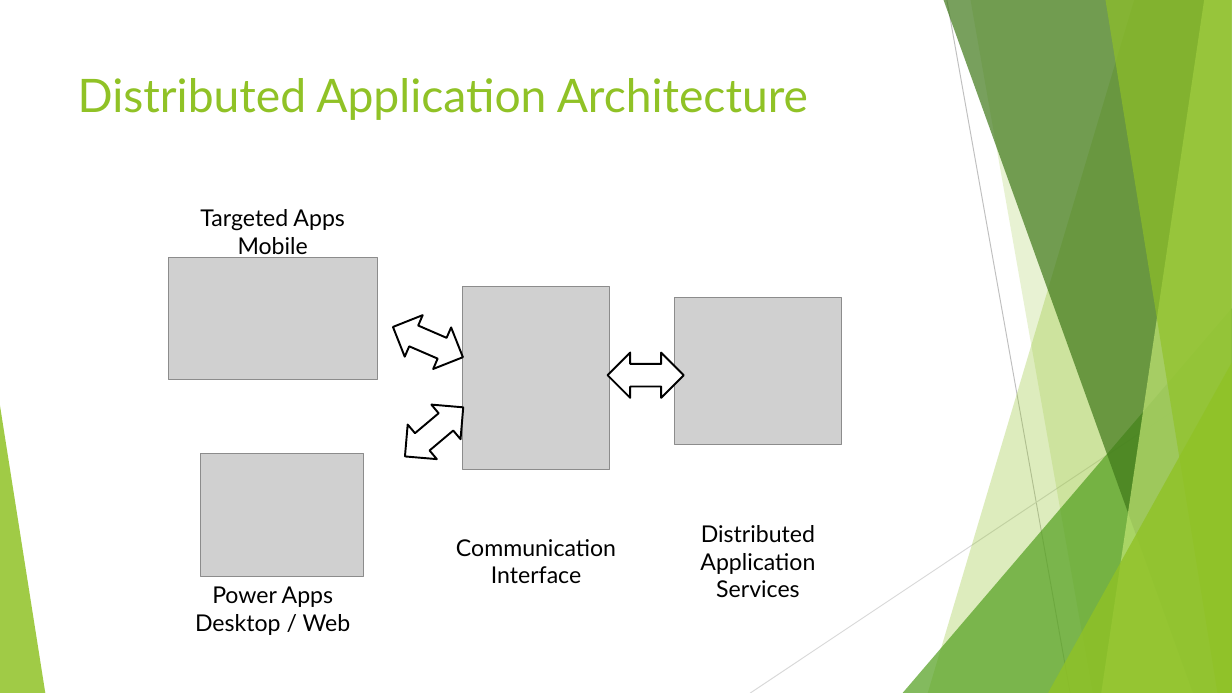
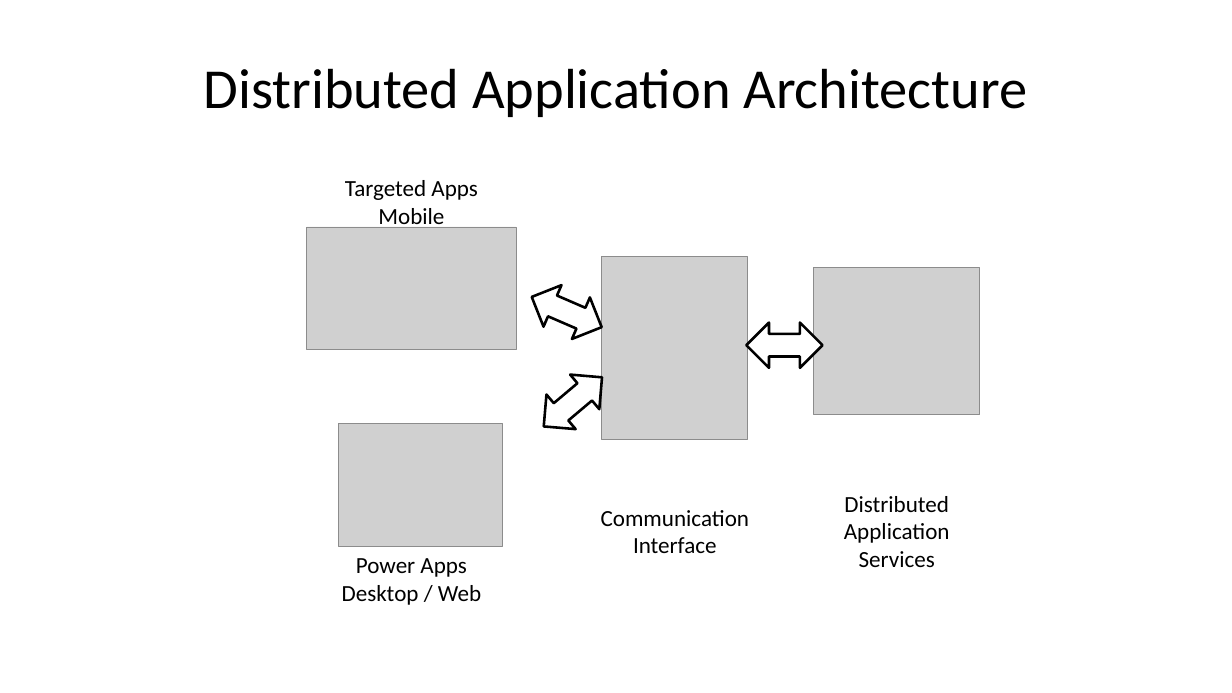
Before and after one commit to iskandersierra/DevSharp, a slide deck: slide 14 of Docs/Distributed Architecture.pptx (slide 2 before the commit). Drawn at 1232x693 pixels with LibreOffice and Linux fonts; fonts in the diff are those of the drawing; grey boxes stand for pictures. Boxes give left, top, right and bottom in pixels: in the first picture for what was removed or moved away, otherwise in the second. Text is boxed around its words. In the diff, an @@ line names an element or a change of style, - is before the commit and + after.

```diff
--- a/Docs/Distributed Architecture.pptx
+++ b/Docs/Distributed Architecture.pptx
@@ title "Distributed Application Architecture": place and size @@
-title "Distributed Application Architecture" at (78,78,808,120)
+title "Distributed Application Architecture" at (203,68,1027,117)
@@ title "Distributed Application Architecture" at (203,68,1027,117): size 36 to 44 pt, font Lato to Calibri, text colour #90C226 to #000000; alignment left to centre; vertical alignment top to middle @@
@@ 4 pictures, 4 texts, 3 left right arrows: place and size @@
-4 pictures, 4 texts, 3 left right arrows at (168,209,841,635)
+4 pictures, 4 texts, 3 left right arrows at (307,180,981,605)
@@ outline #000000 1.5 pt to #000000 2 pt in 3 elements at (747,323,823,368), (529,360,617,443), (523,276,610,348) @@
@@ group removed at (0,0,1232,693): 5 freeform shapes, 3 triangles, 2 lines @@
@@ font Lato to Calibri in 4 elements at (601,510,749,553), (844,496,950,567), (345,180,478,231), (342,558,481,605) @@
```
Also in this commit, not shown: 1 other slide changed, 14 slides added, 2 slides removed, 10 other files.
